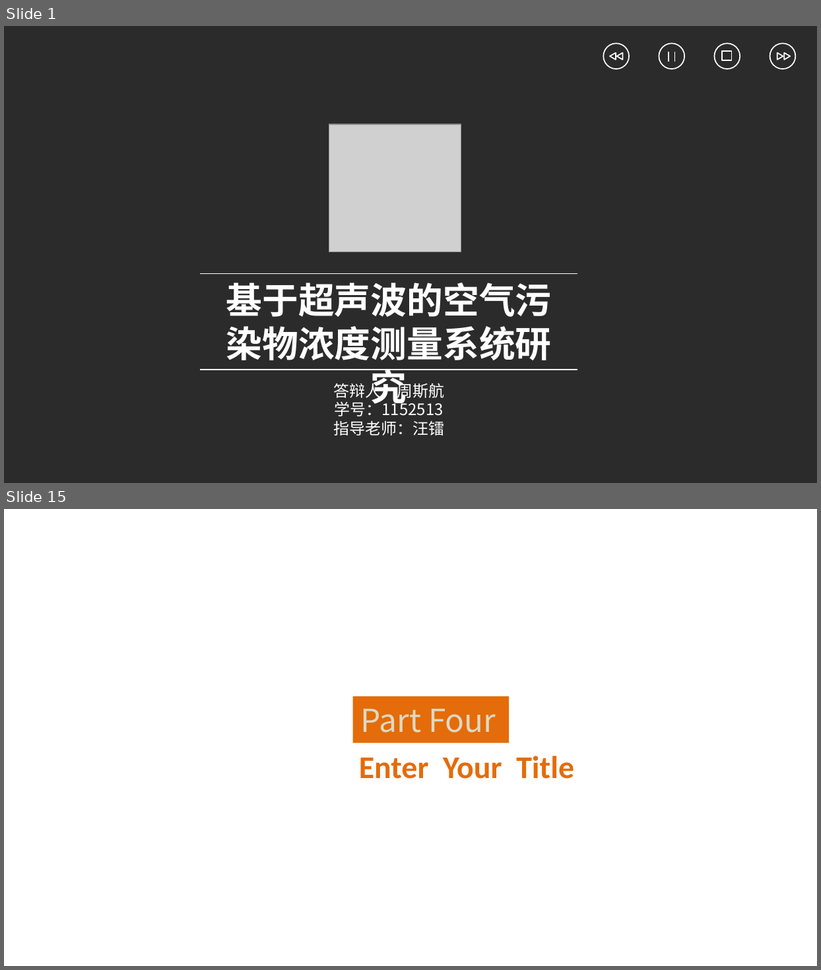
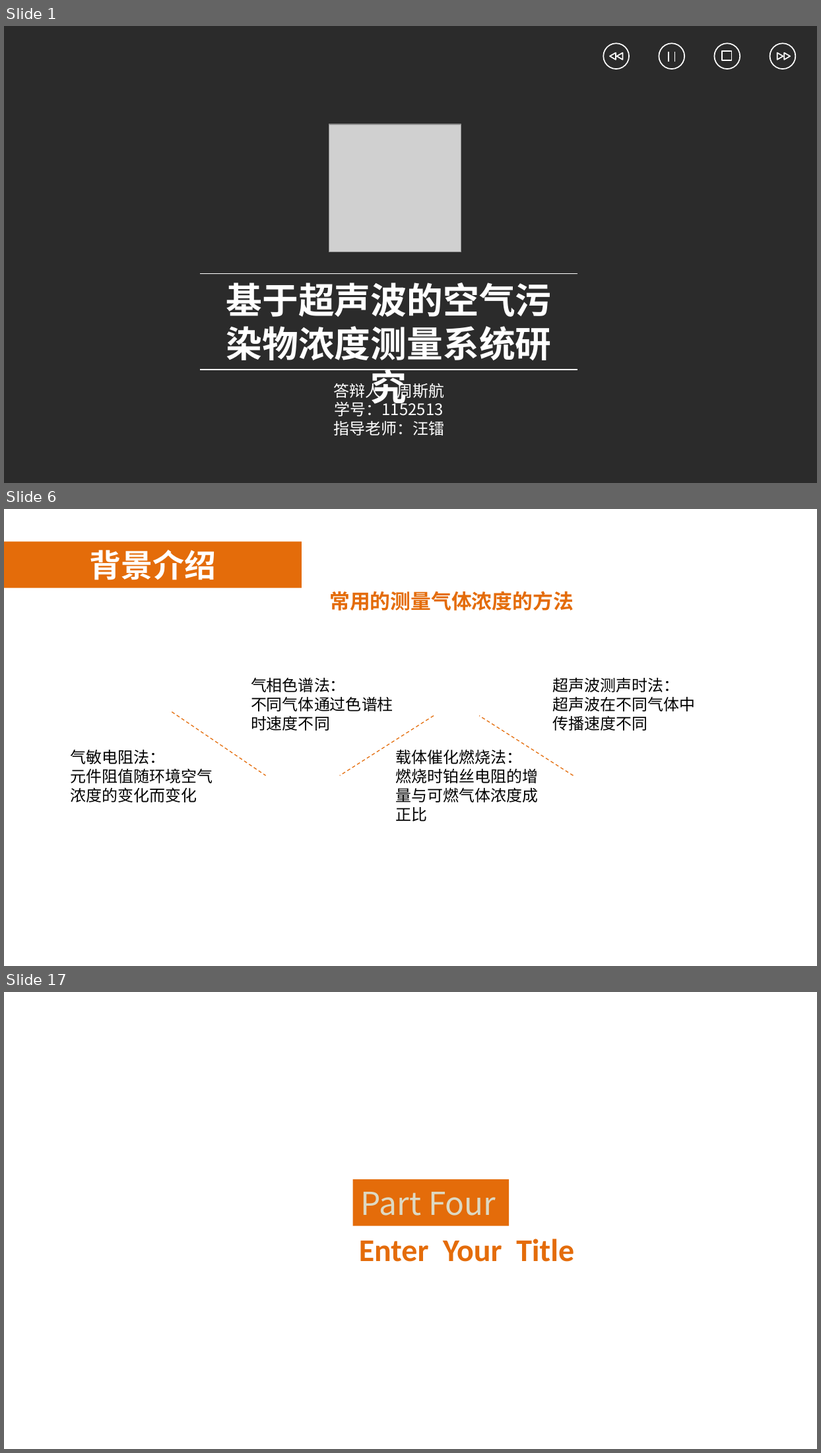
Before and after one commit to PaulingZhou/GraduationDesign, a slide deck: 答辩ppt.pptx. Shown one above the other, each under a label of ours: slides 1 and 15 before the commit, slides 1, 6 and 17 after it; the slides between them are not shown. The pictures are 821x970 and 821x1453 pixels, drawn with LibreOffice and Linux fonts; fonts in the diff are those of the drawing; grey boxes stand for pictures; background and template pictures are left out; a plain dark background stands for a picture behind light text. Boxes give left, top, right and bottom in pixels: in the first picture for what was removed or moved away, otherwise in the second. Text is boxed around its words. In the diff, an @@ line names an element or a change of style, - is before the commit and + after.

```diff
--- a/答辩ppt.pptx
+++ b/答辩ppt.pptx
@@ slide 6 added at (x1=4, y1=509, x2=817, y2=966), background picture (left out) @@
@@ rectangle added at (x1=4, y1=541, x2=302, y2=588), fill #E46C0A @@
@@ rectangle added at (x1=4, y1=565, x2=817, y2=930), fill #FFFFFF at 50% opacity @@
@@ text added at (x1=90, y1=550, x2=216, y2=580), 28 pt, text #FFFFFF, bold @@
+背景介绍
@@ text added at (x1=329, y1=591, x2=574, y2=611), 18 pt, text #E46C0A, bold @@
+常用的测量气体浓度的方法
@@ text added at (x1=251, y1=678, x2=393, y2=731), 14 pt, text #000000 @@
+气相色谱法：
+不同气体通过色谱柱时速度不同
@@ text added at (x1=553, y1=677, x2=696, y2=731), 14 pt, text #000000 @@
+超声波测声时法：
+超声波在不同气体中传播速度不同
@@ line added from (172, 712) to (266, 776), #E46C0A 0.75 pt dashed @@
@@ line added from (433, 716) to (340, 776), #E46C0A 0.75 pt dashed @@
@@ line added from (573, 776) to (480, 716), #E46C0A 0.75 pt dashed @@
@@ text added at (x1=71, y1=750, x2=213, y2=803), 14 pt, text #000000 @@
+气敏电阻法：
+元件阻值随环境空气浓度的变化而变化
@@ text added at (x1=395, y1=750, x2=538, y2=822), 14 pt, text #000000 @@
+载体催化燃烧法：
+燃烧时铂丝电阻的增量与可燃气体浓度成正比
@@ what was slide 15 is now slide 17 @@
```
Also in this commit, not shown: 13 slides changed, 5 other slides added, 4 slides removed, 16 other files.
